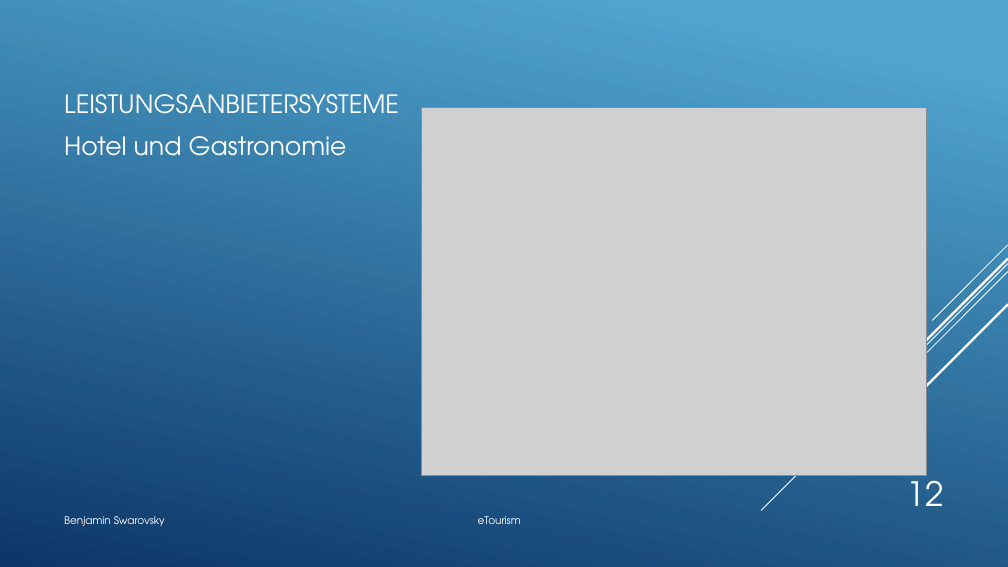
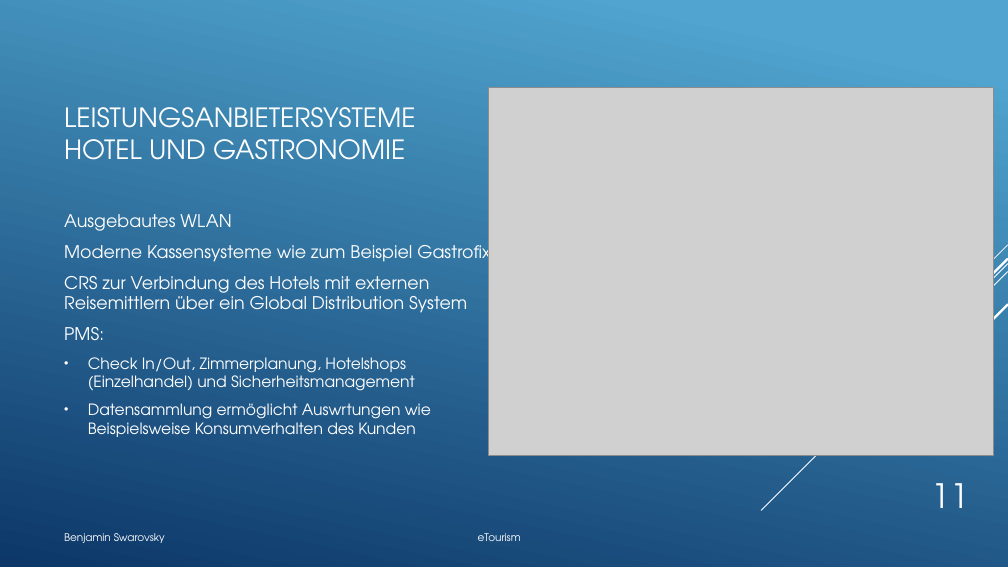
Before and after one commit to BenjaminS01/eTourism, a slide deck: slide 11 of Etourism.pptx (slide 12 before the commit). Drawn at 1008x567 pixels with LibreOffice and Linux fonts; fonts in the diff are those of the drawing; grey boxes stand for pictures. Boxes give left, top, right and bottom in pixels: in the first picture for what was removed or moved away, otherwise in the second. Text is boxed around its words. In the diff, an @@ line names an element or a change of style, - is before the commit and + after.

```diff
--- a/Etourism.pptx
+++ b/Etourism.pptx
@@ picture: place and size @@
-picture at (422,107,926,476)
+picture at (488,87,993,455)
@@ title at (64,107,415,160): text changed; size 24 to 25.2 pt @@
-LEISTUNGSANBIETERSYSTEME
+LEISTUNGSANBIETERSYSTEME
+HOTEL UND GASTRONOMIE
@@ text at (64,214,490,437): text changed; size 24 to 14.8 pt @@
-Hotel und Gastronomie
+Ausgebautes WLAN
+Moderne Kassensysteme wie zum Beispiel Gastrofix
+CRS zur Verbindung des Hotels mit externen Reisemittlern über ein Global Distribution System
+PMS:
+• Check In/Out, Zimmerplanung, Hotelshops (Einzelhandel) und Sicherheitsmanagement
+• Datensammlung ermöglicht Auswrtungen wie Beispielsweise Konsumverhalten des Kunden
@@ page number at (932,483,969,508): text changed @@
-12
+11
@@ text "Benjamin Swarovsky eTourism": place and size @@
-text "Benjamin Swarovsky eTourism" at (64,516,521,526)
+text "Benjamin Swarovsky eTourism" at (64,533,521,543)
```
Also in this commit, not shown: 18 other slides changed, 1 slide added, 1 slide removed.
